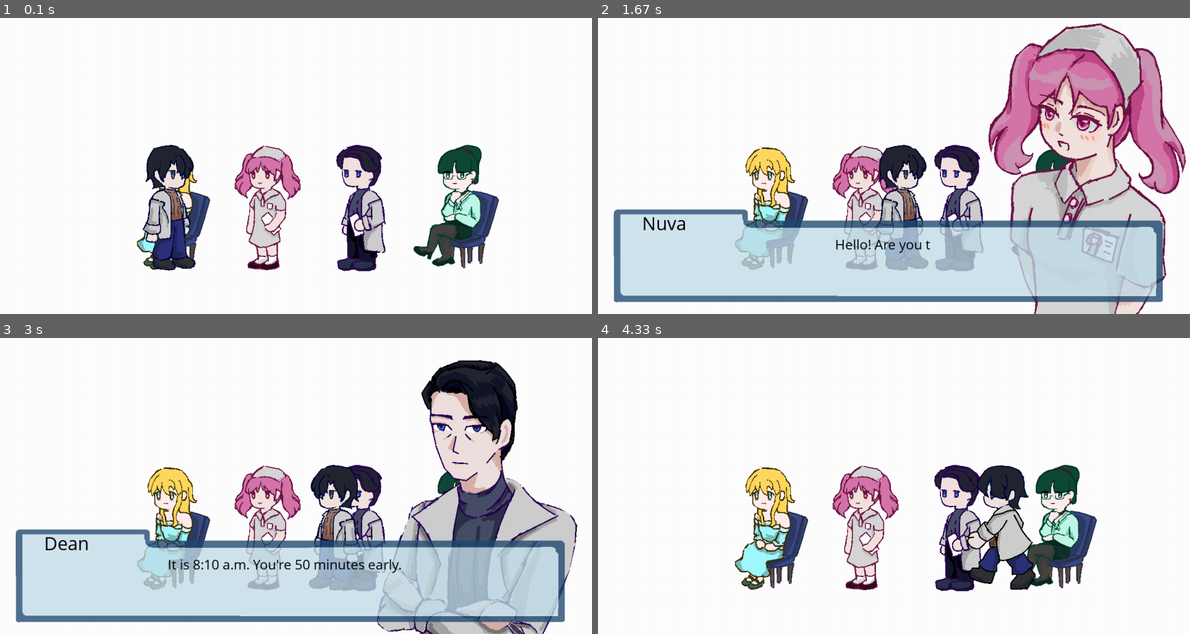
Above: before the commit, frames 1-4 (two rows, left to right).
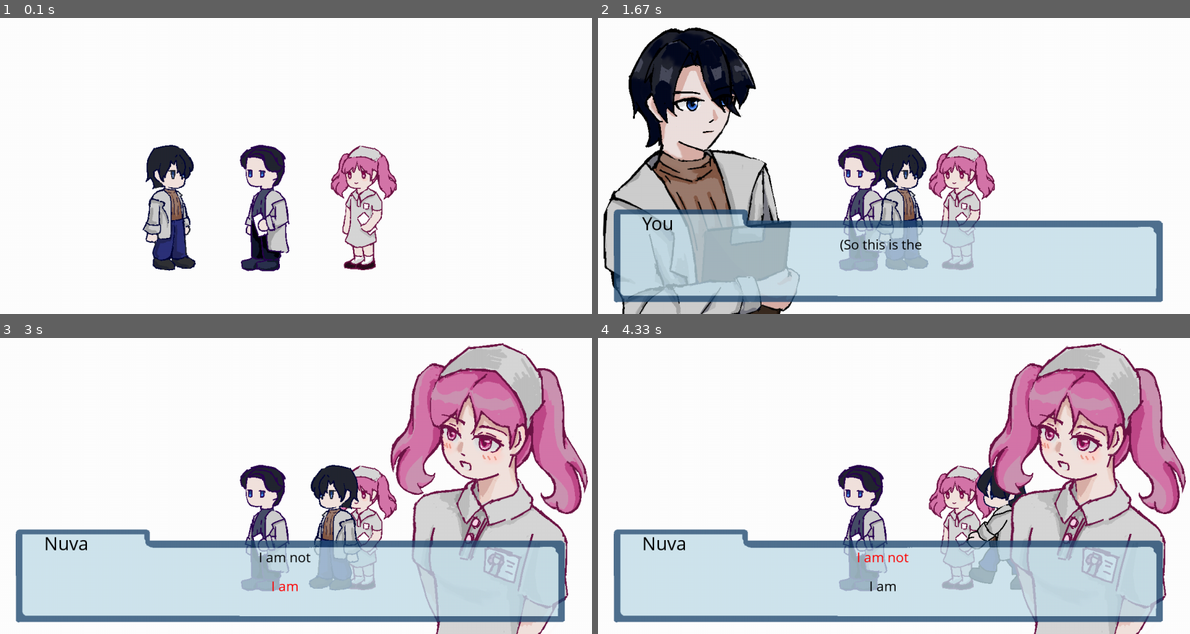
Above: after the commit, the same moments.

Repository: JoyYU271/2510-CSP1123-3-09
Game: pygame game, started from Dialogue1.py
Two runs of this game, one before a commit and one after it. Both use one fixed random seed, a clock stepped at 60 frames per second and the inputs below.
Inputs:
- Up to frame 1 (0.1 s): no input
- Up to frame 2 (1.67 s): hold D 0.33-0.8 s; tap Space at 0.83 s; hold D 1.17-1.63 s
- Up to frame 3 (3 s): hold D 1.67-2.2 s; tap Space at 1.73, 2.03, 2.3, 2.6, 2.73 s; hold A 2.23-2.63 s; hold W from 2.67 s (still down)
- Up to frame 4 (4.33 s): release W at 3.03 s; hold D 3.07-3.7 s; tap Space at 3.13, 3.43, 3.8, 4.2 s; hold S 3.73-4.1 s; hold A from 4.13 s (still down)

The runs differ from the first frame. In frame 1, 9.3% of the frame differs, in the area x 23-85%, y 42-86%; in frame 2, 40%; in frame 3, 24%; in frame 4, 48%, in the area x 2-100%, y 1-100%.

Commit message:
Fix Dean cutscene

Diff:
--- a/Dialogue1.py
+++ b/Dialogue1.py
@@ -103,7 +103,7 @@
              #if this works???
              if "event" in entry:
                  if entry["event"] == "dean_exit_cutscene":
-                    nearest_npc.rect.x -= cutscene_speed
+                    dean.rect.x -= cutscene_speed
                     return
 
              # text typing effect
@@ -438,17 +438,19 @@
 
 npc_manager = NPCManager()
 
-nuva = NPC(600,500,"Nuva")
-dean = NPC(800,500,"Dean")
-patient1 = NPC(1000,500,"Zheng")
-patient2 = NPC(400,500,"Emma")
+nuva = NPC(800,500,"Nuva")
+dean = NPC(600,500,"Dean")
+#patient1 = NPC(1000,500,"Zheng")
+#patient2 = NPC(400,500,"Emma")
 
 current_dialogue = None
 
 npc_manager.add_npc(nuva)
 npc_manager.add_npc(dean)
-npc_manager.add_npc(patient1)
-npc_manager.add_npc(patient2)
+#npc_manager.add_npc(patient1)
+#npc_manager.add_npc(patient2)
+
+dean_interacted = False
 
 current_dialogue = None
 
@@ -494,14 +496,17 @@
               current_dialogue.update()
               current_dialogue.draw(screen)
 
-         # --- Trigger cutscene ---
+
+          # --- Trigger cutscene ---
           if nearest_npc and nearest_npc.name == "Dean":
             if not current_dialogue.talking and not cutscene_active:
-                 print("Cutscene start!")
-                 cutscene_active = True
+                print("Cutscene start!")
+                cutscene_active = True
             if nearest_npc and nearest_npc.name == "Dean":
-                if nearest_npc.rect.x < -1320:
+                if cutscene_active and dean.rect.x < 0:
+                    cutscene_active = False
                     print("Dean has exited the screen.")
+
 
 
           pygame.display.update()
